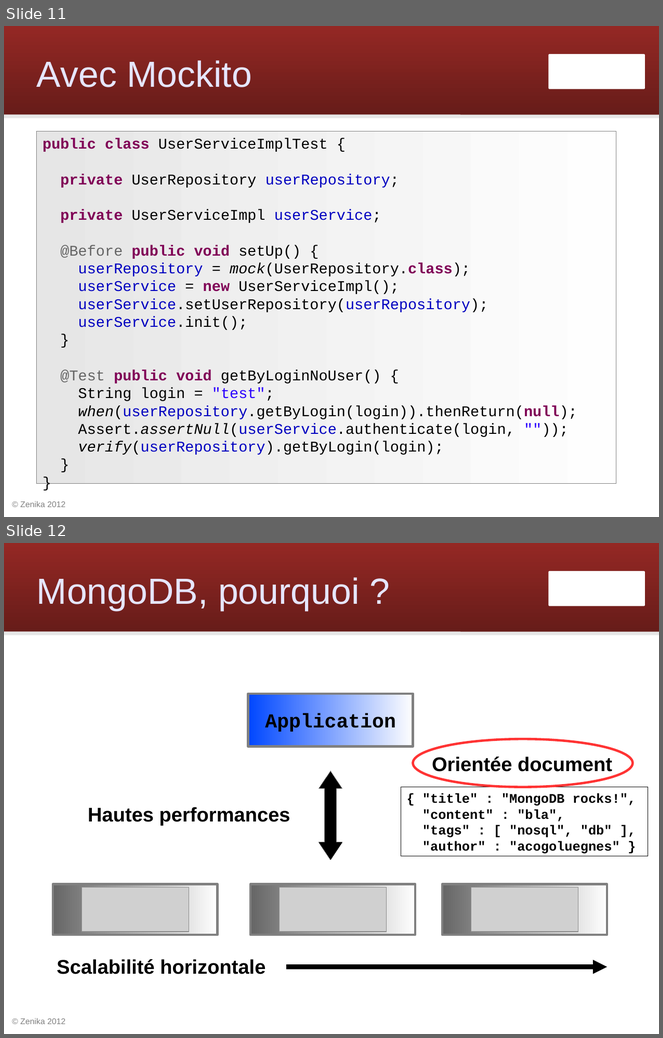
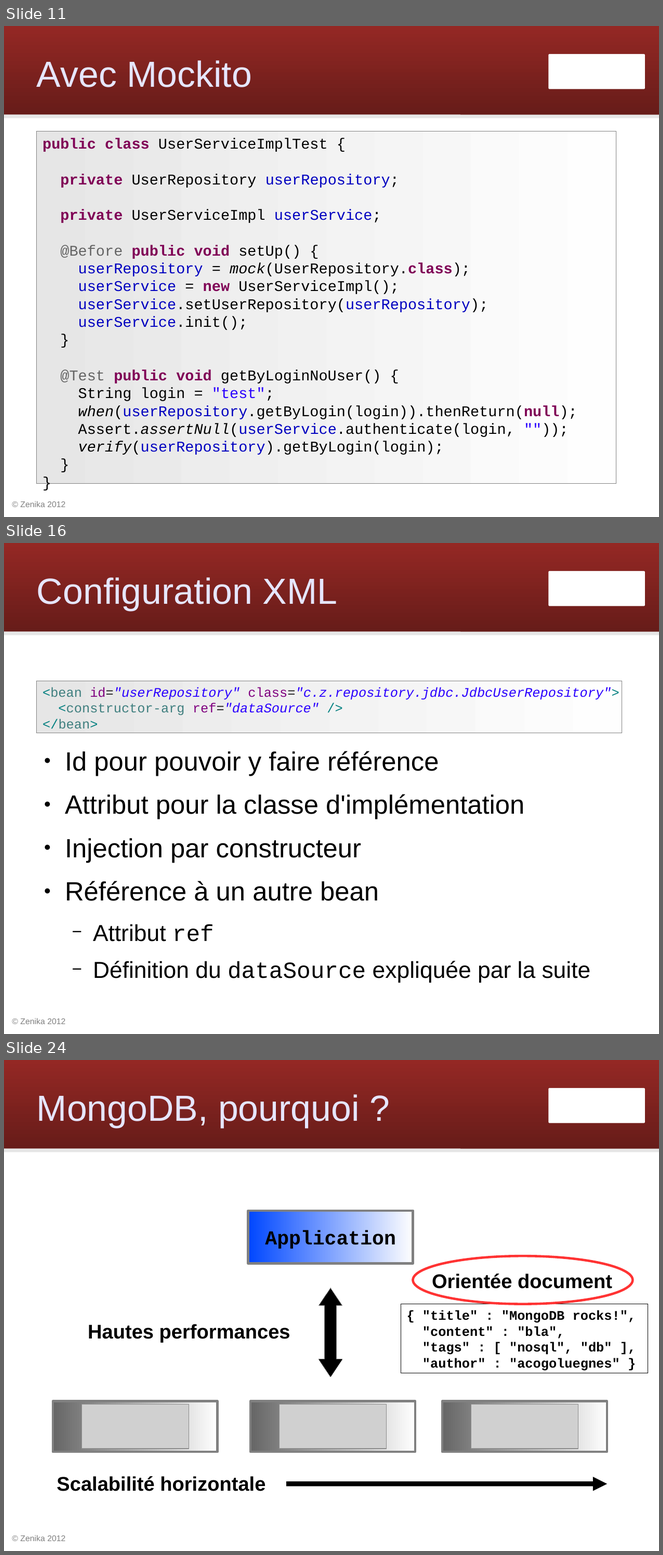
Before and after one commit to Zenika/workshop-spring-core, a slide deck: spring-workshop.odp. Shown one above the other, each under a label of ours: slides 11 and 12 before the commit, slides 11, 16 and 24 after it; the slides between them are not shown. The pictures are 663x1038 and 663x1555 pixels, drawn with LibreOffice and Linux fonts; fonts in the diff are those of the drawing; grey boxes stand for pictures; background and template pictures are left out. Boxes give left, top, right and bottom in pixels: in the first picture for what was removed or moved away, otherwise in the second. Text is boxed around its words. In the diff, an @@ line names an element or a change of style, - is before the commit and + after.

Commit message:
slides configuration XML

```diff
--- a/spring-workshop.odp
+++ b/spring-workshop.odp
@@ slide 16 added at box(4, 543, 659, 1034), background #FFFFFF; not listed: 4 template elements that a slide beside it also shows @@
@@ title added at box(37, 577, 338, 611), 44 pt, text #E6E6FF @@
+Configuration XML
@@ rectangle added at box(37, 681, 622, 733), fill gradient #E6E6E6 to #FEFEFE, outline #808080 0 pt, 16 pt, text #2A00FF, italic @@
+<bean id="userRepository" class="c.z.repository.jdbc.JdbcUserRepository">
+<constructor-arg ref="dataSource" />
+</bean>
@@ text added at box(65, 751, 591, 983), 32 pt, text #000000 @@
+● Id pour pouvoir y faire référence
+● Attribut pour la classe d'implémentation
+● Injection par constructeur
+● Référence à un autre bean
+  − Attribut ref
+  − Définition du dataSource expliquée par la suite
@@ what was slide 12 is now slide 24 @@
```
Also in this commit, not shown: 11 other slides added, 1 other file.
